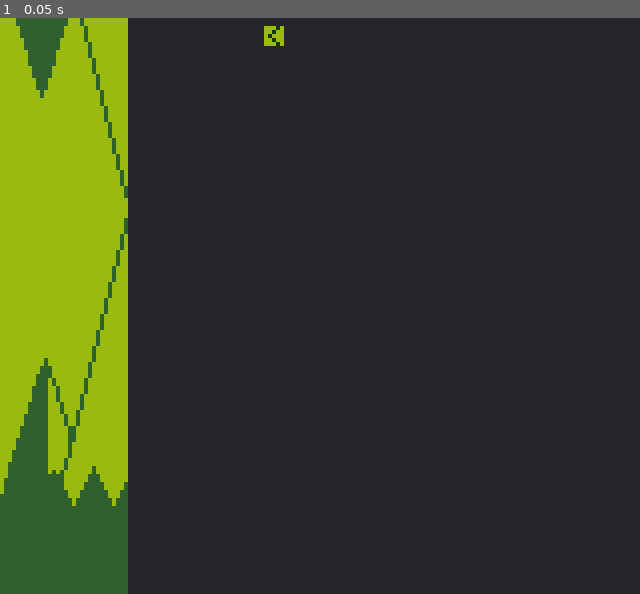
Above: before the commit, frame 1.
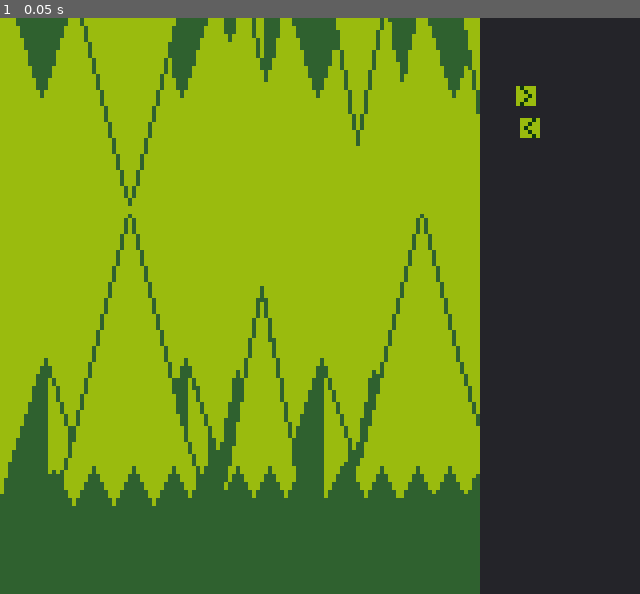
Above: after the commit, the same moment.

Repository: AlanRostem/TurboTrooper
Game: Godot game, scene res://scenes/editor/Editor.tscn
The game is run twice, just before and just after one commit, with the same random seed, the same clock (stepped at 60 frames per second) and the same inputs. This scene is started directly instead of the project's main scene. Sound files missing from this copy of the repository are replaced by a short silence.
Inputs:
- Up to frame 1 (0.05 s): no input

The runs differ from the first frame. In frame 1, 55% of the frame differs, in the area x 20-85%, y 0-100%.

Commit message:
some error fixes

Diff:
--- a/project/project.godot
+++ b/project/project.godot
@@ -176,6 +176,16 @@
 "events": [ Object(InputEventKey,"resource_local_to_scene":false,"resource_name":"","device":0,"alt":false,"shift":false,"control":false,"meta":false,"command":false,"pressed":false,"scancode":16777221,"unicode":0,"echo":false,"script":null)
  ]
 }
+editor_add={
+"deadzone": 0.5,
+"events": [ Object(InputEventMouseButton,"resource_local_to_scene":false,"resource_name":"","device":0,"alt":false,"shift":false,"control":false,"meta":false,"command":false,"button_mask":0,"position":Vector2( 0, 0 ),"global_position":Vector2( 0, 0 ),"factor":1.0,"button_index":1,"pressed":false,"doubleclick":false,"script":null)
+ ]
+}
+editor_remove={
+"deadzone": 0.5,
+"events": [ Object(InputEventMouseButton,"resource_local_to_scene":false,"resource_name":"","device":0,"alt":false,"shift":false,"control":false,"meta":false,"command":false,"button_mask":0,"position":Vector2( 0, 0 ),"global_position":Vector2( 0, 0 ),"factor":1.0,"button_index":2,"pressed":false,"doubleclick":false,"script":null)
+ ]
+}
 
 [layer_names]
 
--- a/project/scenes/editor/Canvas.gd
+++ b/project/scenes/editor/Canvas.gd
@@ -7,7 +7,7 @@
 func _ready():
 	set_paused(true)
 	set_canvas_tool(PencilTool.new())
-	__canvas_tool.set_entity_stroke(load("res://scenes/game/level/entity/entities/collectible/CollectibleBomb.tscn"))
+	__canvas_tool.set_entity_stroke(load("res://scenes/game/world/entity/entities/item/collectible_items/FloatingScrap.tscn"))
 
 func _gui_input(event):
 #################################################
@@ -25,12 +25,6 @@
 
 #		remove_tile_or_entity_at_tile(position_to_tile(get_local_mouse_position()))
 
-	if event.is_action("editor_pause"):
-		set_paused(!is_paused())
-
-func _process(delta):
-	if Input.is_action_just_pressed("editor_pause"):
-		save()
 
 func is_paused():
 	return get_tree().paused
--- a/project/scenes/editor/Editor.tscn
+++ b/project/scenes/editor/Editor.tscn
@@ -52,9 +52,9 @@
 [node name="Tiles" type="Panel" parent="."]
 anchor_top = 0.5
 anchor_bottom = 0.5
-margin_left = -128.0
-margin_top = -135.0
-margin_bottom = 105.0
+margin_left = -40.0
+margin_top = -72.0
+margin_bottom = 72.0
 __meta__ = {
 "_edit_use_anchors_": false
 }
@@ -81,9 +81,9 @@
 anchor_top = 0.5
 anchor_right = 0.5
 anchor_bottom = 0.5
-margin_left = -32.0
-margin_top = -64.0
-margin_right = 32.0
+margin_left = -12.0
+margin_top = -56.0
+margin_right = 12.0
 margin_bottom = 64.0
 rect_clip_content = true
 columns = 4
@@ -99,9 +99,9 @@
 anchor_top = 0.5
 anchor_right = 1.0
 anchor_bottom = 0.5
-margin_top = -133.0
-margin_right = 128.0
-margin_bottom = 107.0
+margin_top = -72.0
+margin_right = 40.0
+margin_bottom = 72.0
 __meta__ = {
 "_edit_use_anchors_": false
 }
@@ -128,7 +128,7 @@
 anchor_bottom = 0.5
 margin_left = -32.0
 margin_top = -64.0
-margin_right = 32.0
+margin_right = 44.0
 margin_bottom = 64.0
 columns = 4
 __meta__ = {
